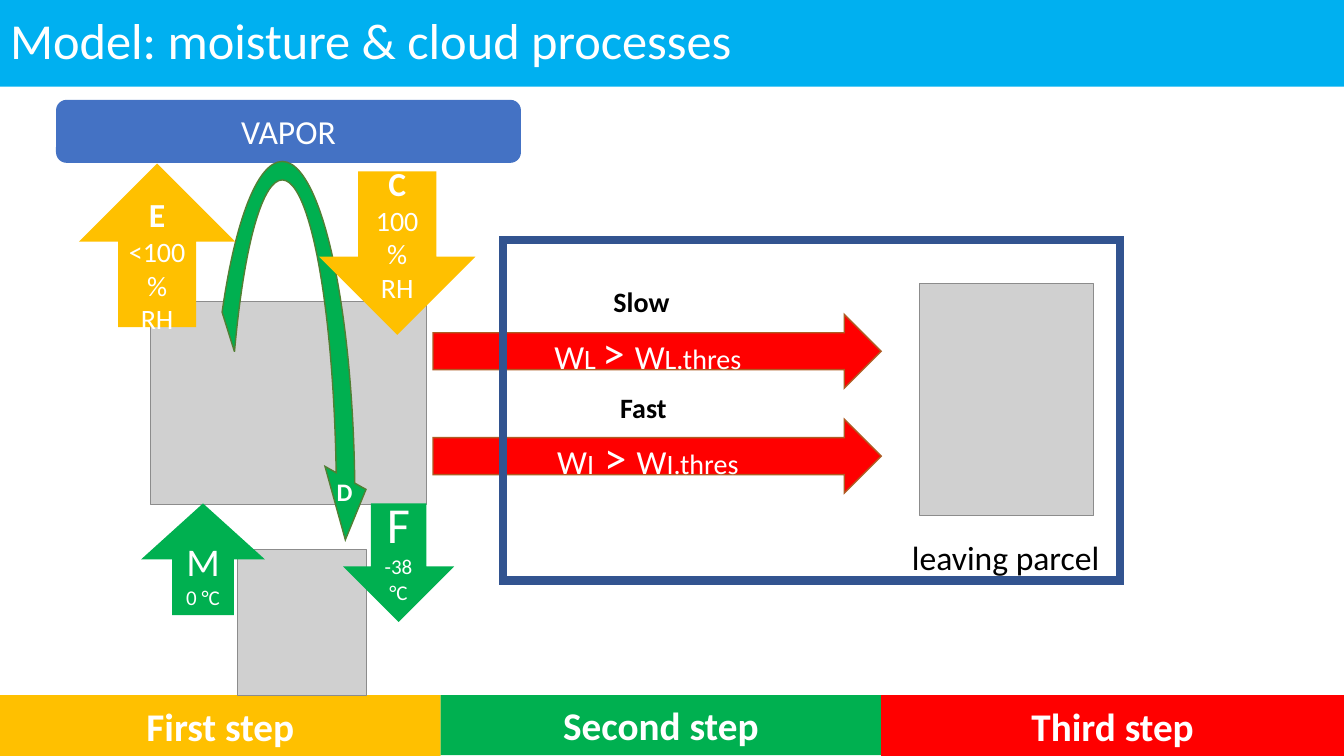
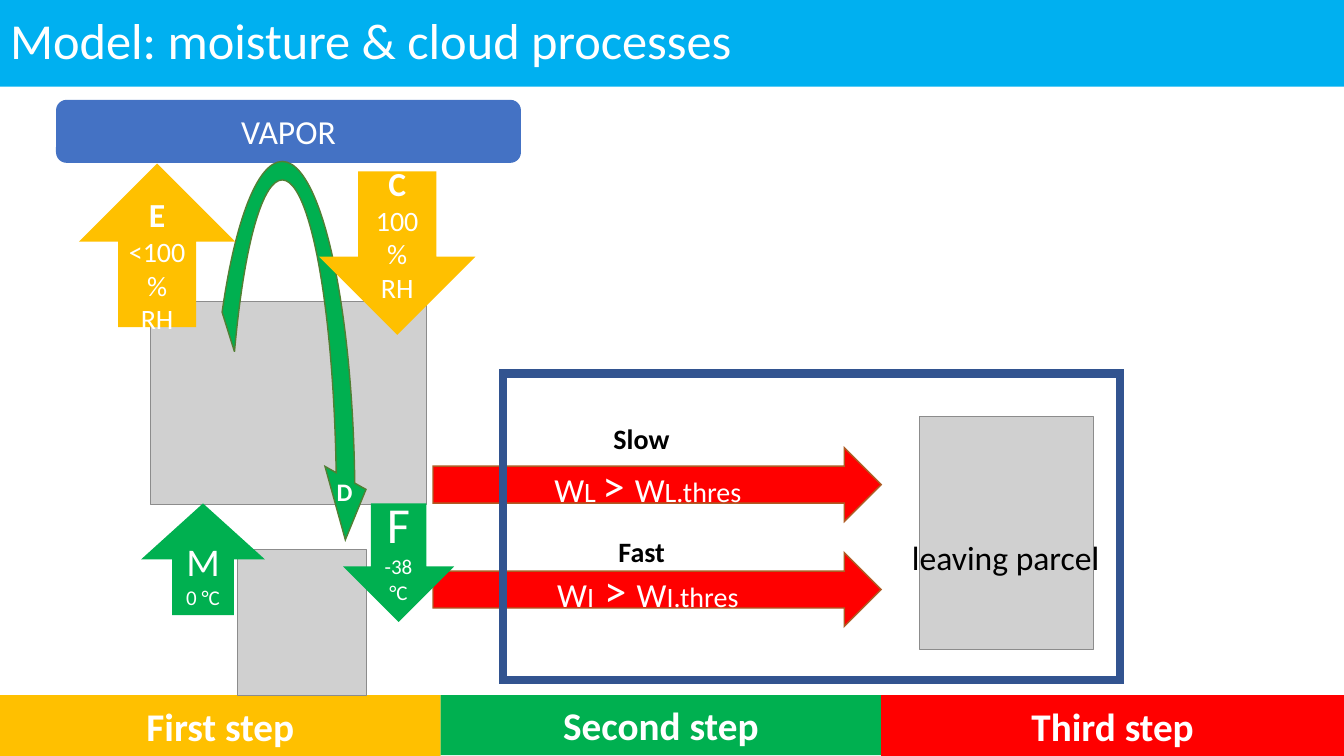
Before and after one commit to meteoNL/CloudParcelModel_SOACproject, a slide deck: slide 6 of presentation.pptx. Drawn at 1344x756 pixels with LibreOffice and Linux fonts; fonts in the diff are those of the drawing; grey boxes stand for pictures. Boxes give left, top, right and bottom in pixels: in the first picture for what was removed or moved away, otherwise in the second. Text is boxed around its words. In the diff, an @@ line names an element or a change of style, - is before the commit and + after.

Commit message:
diagram phases

```diff
--- a/presentation.pptx
+++ b/presentation.pptx
@@ rectangle: place and size @@
-rectangle at [503, 240, 1120, 581]
+rectangle at [503, 373, 1120, 680]
@@ 2 right arrows, 1 picture, 1 text: place and size @@
-2 right arrows, 1 picture, 1 text at [434, 283, 1094, 516]
+2 right arrows, 1 picture, 1 text at [434, 417, 1094, 650]
@@ text "Fast": place and size @@
-text "Fast" at [620, 399, 667, 419]
+text "Fast" at [618, 543, 665, 563]
```
